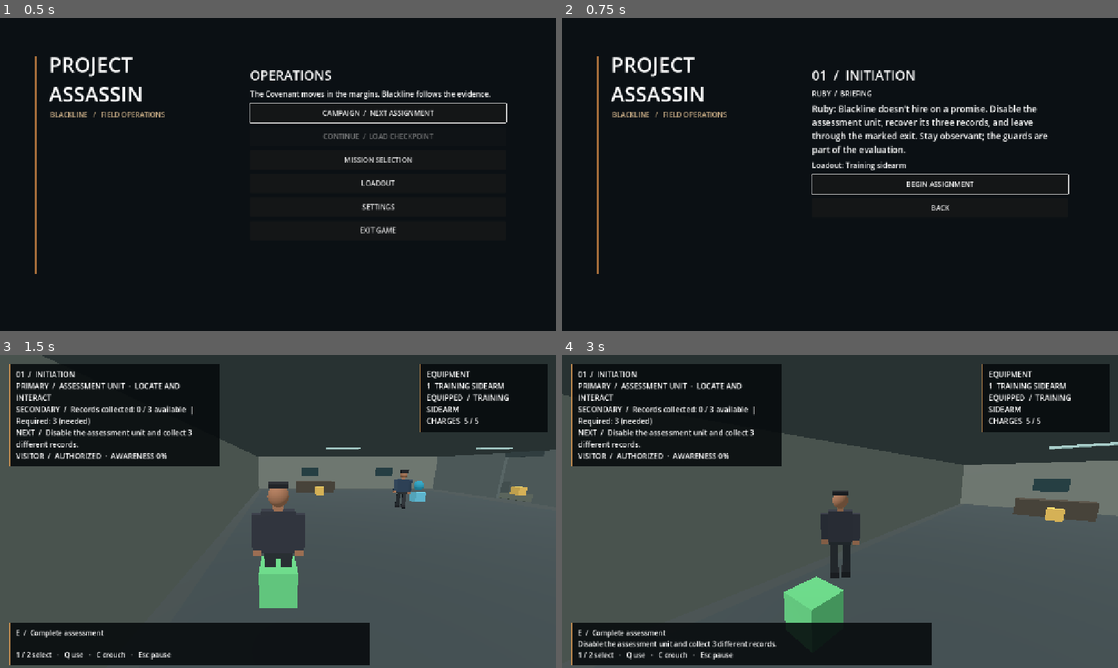
Above: before the commit, frames 1-4 (two rows, left to right).
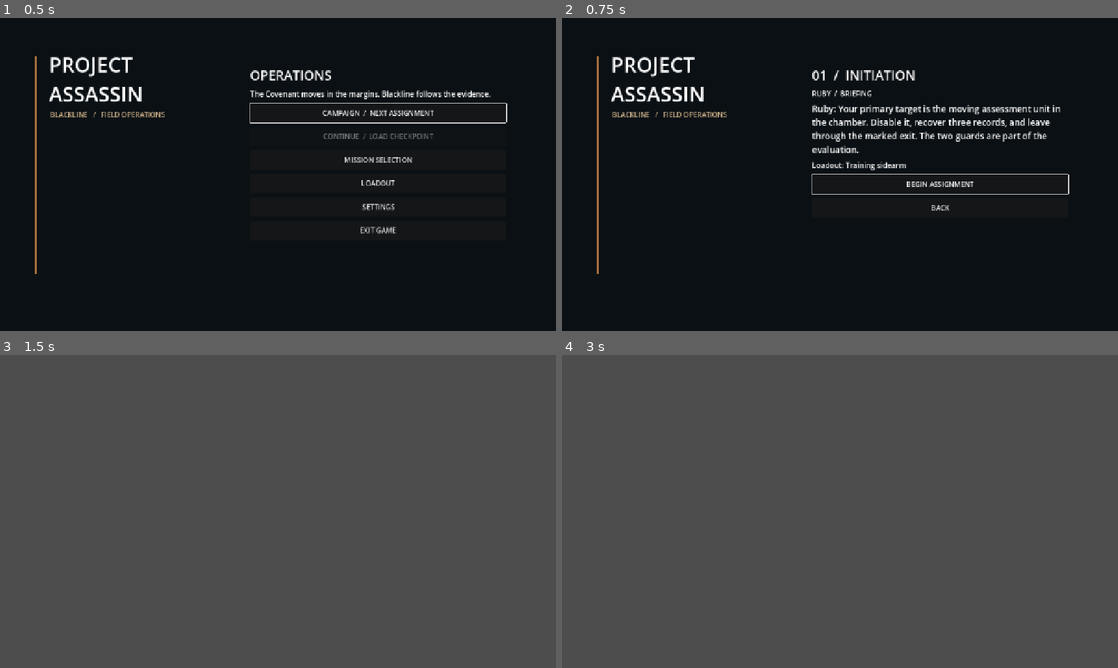
Above: after the commit, the same moments.

Repository: CoolgamerProXD/Stealty-Assasin-redesigned-computing-machine-Beta
Game: Godot game, scene res://scenes/main_menu.tscn
Two runs of this game, one before a commit and one after it. Both use one fixed random seed, a clock stepped at 60 frames per second and the inputs below.
Inputs (mouse positions are in pixels of both pictures, inside the frame that each line leads up to):
- Up to frame 1 (0.5 s): no input
- Up to frame 2 (0.75 s): click "CAMPAIGN / NEXT ASSIGNMENT" at 0.5 s
- Up to frame 3 (1.5 s): click "BEGIN ASSIGNMENT" at 1.25 s
- Up to frame 4 (3 s): tap Enter at 2 s; move the mouse to (867, 511) at 2.02 s; hold C (crouch) 2.03-2.78 s; hold W (move_forward) from 2.03 s (still down); tap E (interact) at 2.3, 2.85 s; move the mouse to (812, 511) at 2.77 s

Frame 1 is identical in both runs. In frame 2, 1.8% of the frame differs, in the area x 44-90%, y 27-44%; in frame 3, 47%; in frame 4, 47%, in the area x 0-100%, y 0-100%.
Error after the commit: Parse Error: Cannot infer the type of "primary_done" variable because the value doesn't have a set type. (res://scripts/missions/mission.gd:88)

Commit message:
Add distinct Meridian primary target and preserve witness objective
Co-authored-by: arena-agent <297053741+arena-agent@users.noreply.github.com>

Diff:
--- a/resources/campaign.json
+++ b/resources/campaign.json
@@ -7,7 +7,7 @@
       "name": "01  /  INITIATION",
       "description": "A controlled assessment at the fictional Civic Evaluation Annex.",
       "scene": "res://scenes/initiation.tscn",
-      "briefing": "Ruby: Blackline doesn't hire on a promise. Disable the assessment unit, recover its three records, and leave through the marked exit. Stay observant; the guards are part of the evaluation.",
+      "briefing": "Ruby: Your primary target is the moving assessment unit in the chamber. Disable it, recover three records, and leave through the marked exit. The two guards are part of the evaluation.",
       "debrief": "Ruby: You kept your head. Blackline can use that. The next file is already on your desk.",
       "unlock": "quiet_line"
     },
@@ -16,8 +16,8 @@
       "name": "02  /  THE MERIDIAN",
       "description": "Trace a missing archive through a luxury hotel.",
       "scene": "res://scenes/hotel.tscn",
-      "briefing": "Ruby: Ivo Chen manages the Meridian's records. Find him and ask about the missing archive, then bring back two records. The Covenant is interested too; we don't know why yet.",
-      "debrief": "Ruby: Chen's account and the records point beyond the hotel. The Covenant is not our employer, and I intend to learn who is paying them.",
+      "briefing": "Ruby: Your primary target is Adrian Locke, the Meridian's operations director. Confront him about the archive transfer. Ivo Chen is a records witness: question him and recover two records. The Covenant is interested too; we don't know why yet.",
+      "debrief": "Ruby: Locke's account, Chen's testimony and the records point beyond the hotel. The Covenant is not our employer, and I intend to learn who is paying them.",
       "unlock": ""
     },
     {
@@ -34,7 +34,7 @@
     {
       "id": "training_sidearm",
       "name": "Training sidearm",
-      "description": "Unsuppressed fictional assessment pulse. Five charges; Q uses one.",
+      "description": "Unsuppressed fictional assessment pulse. Five charges. Aim with right mouse; fire with left mouse.",
       "unlock_after": "",
       "missions": [
         "initiation",
--- a/resources/initiation_mission.json
+++ b/resources/initiation_mission.json
@@ -2,8 +2,40 @@
   "required_records": 3,
   "required_action": "disable_assessment_unit",
   "records": [
-    {"id":"evaluation", "label":"Read evaluation sheet", "position":[-10,0,-5], "message":"Ruby: Assessment criteria. They test observation, not bravado."},
-    {"id":"sensor_log", "label":"Copy sensor log", "position":[4.5,0,-5], "message":"Ruby: The unit's sensor log. It noticed more than the assessors expected."},
-    {"id":"dispatch", "label":"Retrieve dispatch record", "position":[10,0,5], "message":"Ruby: Dispatch mentions the Covenant. That name wasn't in the briefing."}
-  ]
+    {
+      "id": "evaluation",
+      "label": "Read evaluation sheet",
+      "position": [
+        -10,
+        0,
+        -5
+      ],
+      "message": "Ruby: Assessment criteria. They test observation, not bravado."
+    },
+    {
+      "id": "sensor_log",
+      "label": "Copy sensor log",
+      "position": [
+        4.5,
+        0,
+        -5
+      ],
+      "message": "Ruby: The unit's sensor log. It noticed more than the assessors expected."
+    },
+    {
+      "id": "dispatch",
+      "label": "Retrieve dispatch record",
+      "position": [
+        10,
+        0,
+        5
+      ],
+      "message": "Ruby: Dispatch mentions the Covenant. That name wasn't in the briefing."
+    }
+  ],
+  "primary_target": {
+    "id": "assessment_unit",
+    "name": "Assessment unit",
+    "description": "Moving training target in the assessment chamber."
+  }
 }
--- a/resources/meridian_mission.json
+++ b/resources/meridian_mission.json
@@ -32,5 +32,35 @@
       "message": "Terminal: a manager authorized the transfer."
     }
   ],
-  "required_action": "interview_ivo"
+  "required_action": "interview_ivo",
+  "primary_target": {
+    "id": "adrian_locke",
+    "name": "Adrian Locke",
+    "description": "Meridian operations director who authorized the archive transfer.",
+    "start": [
+      9.3,
+      0.05,
+      1.5
+    ],
+    "schedule": [
+      {
+        "destination": [
+          9.5,
+          0,
+          -2
+        ],
+        "activity": "working",
+        "duration": 5
+      },
+      {
+        "destination": [
+          4.5,
+          0,
+          3
+        ],
+        "activity": "waiting",
+        "duration": 4
+      }
+    ]
+  }
 }
--- a/scripts/missions/mission.gd
+++ b/scripts/missions/mission.gd
@@ -11,6 +11,9 @@
 var configured: bool = false
 var required_action: String = ""
 var action_complete: bool = false
+var primary_target: Dictionary = {}
+var target_complete: bool = false
+var target_discovered: bool = false
 
 func configure(data: Variant) -> bool:
  configured = false
@@ -20,10 +23,16 @@
  extracted = false
  required_action = ""
  action_complete = false
+ primary_target = {}
+ target_complete = false
+ target_discovered = false
  if not data is Dictionary: return false
  var raw_records: Variant = data.get("records")
  var raw_required: Variant = data.get("required_records")
  var action: Variant = data.get("required_action", "")
+ var primary: Variant = data.get("primary_target", {})
+ if not primary is Dictionary: return false
+ if not primary.is_empty() and (not primary.get("id") is String or not primary.get("name") is String or not primary.get("description") is String): return false
  if not action is String: return false
  if not raw_records is Array or raw_records.is_empty(): return false
  if not (raw_required is int or raw_required is float): return false
@@ -47,6 +56,7 @@
  available_records = checked
  required_records = int(threshold)
  required_action = action
+ primary_target = primary.duplicate(true)
  configured = true
  return true
 
@@ -67,8 +77,16 @@
  changed.emit()
  return true
 
+func mark_target(id: String) -> bool:
+ if not configured or id != primary_target.get("id", "") or id.is_empty() or target_complete: return false
+ target_complete = true
+ target_discovered = true
+ changed.emit()
+ return true
+
 func can_extract() -> bool:
- return configured and clues.size() >= required_records and (required_action.is_empty() or action_complete)
+ var primary_done := primary_target.is_empty() or primary_target.get("id") == "assessment_unit" or target_complete
+ return configured and clues.size() >= required_records and (required_action.is_empty() or action_complete) and primary_done
 
 func extract() -> bool:
  if extracted or not can_extract(): return false
@@ -86,6 +104,8 @@
  if not configured: return "Mission unavailable: invalid record configuration."
  if extracted: return "Investigation complete."
  if can_extract(): return "Evidence secured. Return to the exit."
+ if primary_target.get("id") == "adrian_locke" and not target_complete:
+  return "Confront Adrian Locke about the transfer."
  if not required_action.is_empty() and not action_complete:
   if required_action == "disable_assessment_unit": return "Disable the assessment unit and collect %d different records." % required_records
   if required_action == "interview_ivo": return "Question Ivo Chen and collect %d different records." % required_records
--- a/scripts/save/session_snapshot.gd
+++ b/scripts/save/session_snapshot.gd
@@ -12,6 +12,9 @@
   "extracted": mission.extracted,
   "action_complete": mission.action_complete,
   "action_id": mission.required_action,
+  "target_id": mission.primary_target.get("id", ""),
+  "target_complete": mission.target_complete,
+  "target_discovered": mission.target_discovered,
   "equipment": player.equipment.snapshot(),
  }
 
@@ -32,11 +35,18 @@
  # A completed legacy Meridian checkpoint pre-dates the new witness objective.
  if mission.required_action == "interview_ivo" and not data.has("action_id") and data.get("extracted", false) == true:
   mission.action_complete = true
+ mission.target_complete = data.get("target_id", "") == mission.primary_target.get("id", "") and data.get("target_complete", false) == true
+ mission.target_discovered = mission.target_complete or data.get("target_discovered", false) == true
+ # A previously completed Meridian save must not become incomplete after adding Locke.
+ if mission.primary_target.get("id") == "adrian_locke" and not data.has("target_id") and data.get("extracted", false) == true:
+  mission.target_complete = true
+  mission.target_discovered = true
  mission.extracted = data.get("extracted", false) == true and mission.can_extract()
  for object: Interactable in objects:
   if object.kind == "clue": object.used = clues.has(object.identifier)
   elif object.kind == "disguise": object.used = player.role == "staff"
   elif object.kind == "target": object.used = mission.action_complete
+  elif object.kind == "primary": object.used = mission.target_complete
   elif object.kind == "robot":
    object.used = mission.action_complete
    continue # The disabled training unit remains visible.
--- a/scripts/world/hotel.gd
+++ b/scripts/world/hotel.gd
@@ -5,6 +5,7 @@
 var mission: Mission = Mission.new()
 var interactables: Array[Interactable] = []
 var npcs: Array[HotelNpc] = []
+var primary_npc: HotelNpc
 var hud: Label
 var prompt: Label
 var equipment_hud: Label
@@ -143,6 +144,20 @@
   npc.position = _vector(record["start"])
   add_child(npc)
   npcs.append(npc)
+ if mission.primary_target.get("id") == "adrian_locke":
+  var data_target: Dictionary = mission.primary_target
+  var profile := NpcProfile.new()
+  profile.identity = str(data_target["name"])
+  profile.occupation = "manager"
+  profile.alertness = 0.7
+  for entry: Dictionary in data_target["schedule"]:
+   profile.schedule.append(ScheduleEntry.new(_vector(entry["destination"]), str(entry["activity"]), float(entry["duration"])))
+  primary_npc = HotelNpc.new()
+  primary_npc.profile = profile
+  primary_npc.player = player
+  primary_npc.position = _vector(data_target["start"])
+  add_child(primary_npc)
+  npcs.append(primary_npc)
 
 func _add_interactable(pos: Vector3, title: String, kind: String, id: String, color: Color) -> void:
  var object := Interactable.new()
@@ -180,6 +195,13 @@
    var marker := target.get_child(0) as Node3D
    marker.position.y = 2.15
    break
+ if primary_npc:
+  _add_interactable(Vector3.ZERO, "Confront Adrian Locke", "primary", "adrian_locke", Color(0.95, 0.24, 0.20))
+  var target_marker: Interactable = interactables.back()
+  target_marker.reparent(primary_npc, false)
+  target_marker.position = Vector3.ZERO
+  var marker_visual := target_marker.get_child(0) as Node3D
+  marker_visual.position.y = 2.15
 
 func _build_ui() -> void:
  var canvas := CanvasLayer.new()
@@ -282,11 +304,11 @@
  var distance := 1.8
  for object: Interactable in interactables:
   var d := player.global_position.distance_to(object.global_position)
-  if object.kind == "target" and object.get_parent() is HotelNpc and (object.get_parent() as HotelNpc).stunned_time > 0.0: continue
+  if object.kind in ["target", "primary"] and object.get_parent() is HotelNpc and (object.get_parent() as HotelNpc).stunned_time > 0.0: continue
   if d < distance and object.available(player.role):
    var query := PhysicsRayQueryParameters3D.create(player.global_position + Vector3.UP, object.global_position + Vector3.UP * 0.4)
    var excluded: Array[RID] = [player.get_rid()]
-   if object.kind == "target" and object.get_parent() is HotelNpc:
+   if object.kind in ["target", "primary"] and object.get_parent() is HotelNpc:
     excluded.append((object.get_parent() as HotelNpc).get_rid())
    query.exclude = excluded
    if get_world_3d().direct_space_state.intersect_ray(query).is_empty():
@@ -312,6 +334,14 @@
     if record["id"] == object.identifier:
      message = record["message"]
      break
+  "primary":
+   if object.get_parent() is HotelNpc and (object.get_parent() as HotelNpc).stunned_time > 0.0:
+    message = "Locke cannot speak while incapacitated. Wait for recovery."
+    return
+   if mission.mark_target(object.identifier):
+    object.used = true
+    object.visible = false
+    message = "Locke: The transfer was authorized. I never saw who collected it."
   "target":
    if object.get_parent() is HotelNpc and (object.get_parent() as HotelNpc).stunned_time > 0.0:
     message = "Ivo cannot talk while incapacitated. Wait for recovery."
@@ -362,11 +392,12 @@
  var highest := 0.0
  for npc: HotelNpc in npcs: highest = maxf(highest, npc.suspicion)
  var title := "01  /  INITIATION" if mission_id() == "initiation" else "02  /  THE MERIDIAN"
- var target := "ASSESSMENT UNIT" if mission_id() == "initiation" else "IVO CHEN  /  RECORDS EMPLOYEE"
- var target_state := "COMPLETE" if mission.action_complete else "LOCATE AND INTERACT"
+ var target := "ASSESSMENT UNIT" if mission_id() == "initiation" else "ADRIAN LOCKE  /  OPERATIONS DIRECTOR"
+ var target_done := mission.action_complete if mission_id() == "initiation" else mission.target_complete
+ var target_state := "COMPLETE" if target_done else "LOCATE AND INTERACT"
  if mission_id() == "initiation" and not mission.action_complete and get("robot_alert") == true:
   target_state = "SCANNING NEARBY"
- hud.text = title + "\nPRIMARY  /  " + target + "  ·  " + target_state + "\nSECONDARY  /  " + mission.progress_text() + "\nNEXT  /  " + mission.objective_text() …(86 unchanged characters)…
+ hud.text = title + "\nPRIMARY  /  " + target + "  ·  " + target_state + "\nSECONDARY  /  " + mission.progress_text() + ("  |  IVO: " + ("QUESTIONED" if mission.action_complete else "QUESTION") if mission_id() == "meridian" else "") + "\nNEXT  /  " + mission.objective_text() …(86 unchanged characters)…
  var slots := "1  TRAINING SIDEARM"
  if player.equipment.available.has("quiet_line"): slots += "\n2  QUIET LINE"
  equipment_hud.text = "EQUIPMENT\n" + slots + "\nEQUIPPED  /  " + Campaign.item_label(player.equipment.selected).to_upper()
--- a/tests/run_tests.gd
+++ b/tests/run_tests.gd
@@ -42,7 +42,8 @@
  check(mission.record_clue("ledger") and not mission.record_clue("ledger"), "duplicate clue cannot be recorded")
  check(not mission.extract(), "one unique clue cannot unlock extraction")
  check(mission.record_clue("memo") and not mission.extract(), "two clues alone cannot replace the target objective")
- check(mission.mark_action("interview_ivo") and mission.extract() and mission.extracted and not mission.extract(), "two clues and the witness unlock one extraction")
+ check(mission.mark_action("interview_ivo") and not mission.extract(), "witness and records alone do not satisfy the primary target")
+ check(mission.mark_target("adrian_locke") and mission.extract() and mission.extracted and not mission.extract(), "target, witness and records unlock extraction")
  check(mission.record_clue("archive") and mission.progress_text().contains("3 / 3") and mission.progress_text().contains("Required: 2"), "progress distinguishes available and required after third clue")
  var memory := NpcMemory.new()
  memory.retention_seconds = 2.0
@@ -80,7 +81,7 @@
  await physics_frame
  var player: HotelPlayer = world.get("player")
  var npcs: Array[HotelNpc] = world.get("npcs")
- check(player != null and npcs.size() == 3, "hotel creates player and three scheduled NPCs")
+ check(player != null and npcs.size() == 4, "hotel creates player, three existing NPCs and the scheduled target")
  var spawned: Array[Interactable] = world.get("interactables")
  var spawned_ids: Array[String] = []
  for obj: Interactable in spawned:
@@ -231,6 +232,15 @@
  check(active_mission.action_complete, "physical Ivo target can be questioned through input")
  question.pressed = false
  Input.parse_input_event(question)
+ player.global_position = objects[4].global_position + Vector3(0, 0.1, 0.5)
+ world.call("_interact_nearest")
+ check(not active_mission.extracted, "witness and records do not replace primary target")
+ var primary: Interactable = objects[6]
+ check(primary.get_parent() is HotelNpc and (primary.get_parent() as HotelNpc).profile.identity == "Adrian Locke", "primary target is a distinct scheduled character")
+ player.global_position = primary.global_position + Vector3(0, 0.1, 0.7)
+ await physics_frame
+ world.call("_interact_nearest")
+ check(active_mission.target_complete, "confronting primary target updates objective")
  player.global_position = objects[4].global_position + Vector3(0, 0.1, 0.5)
  world.call("_interact_nearest")
  check(active_mission.extracted, "world interactions complete mission")
